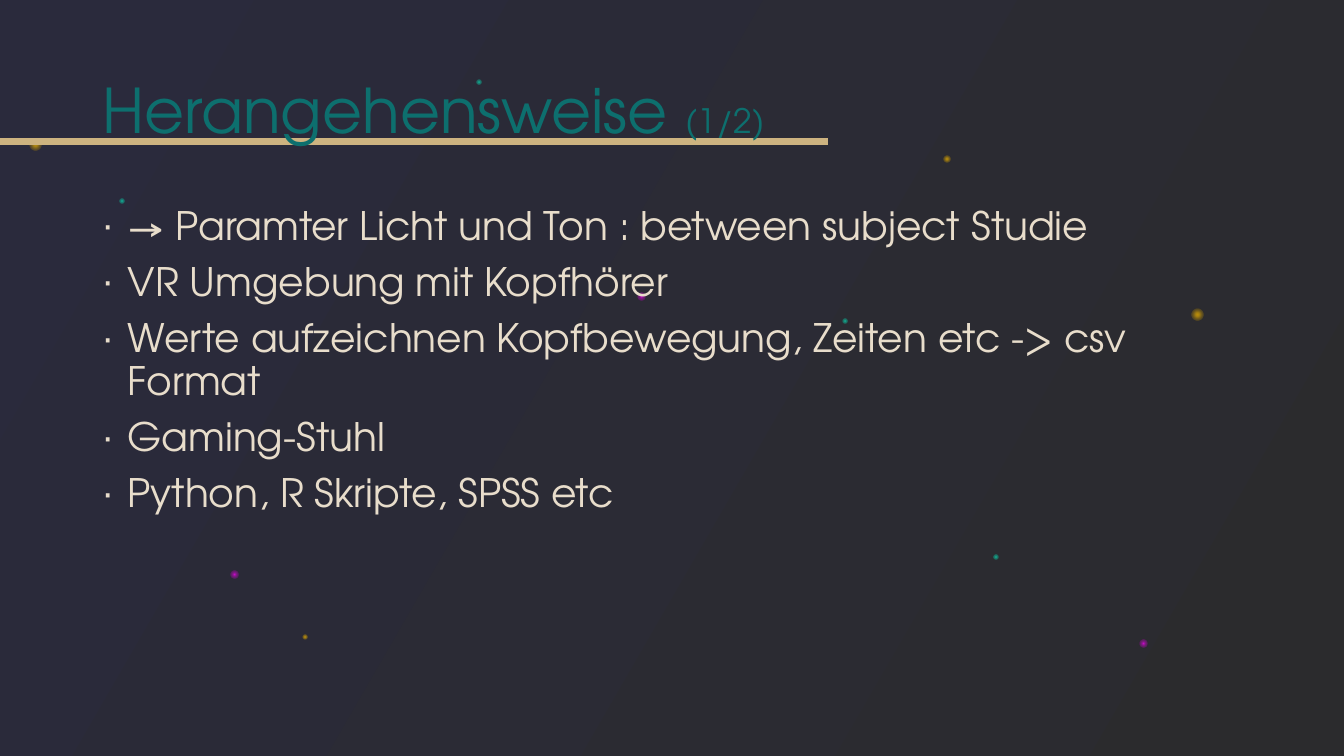
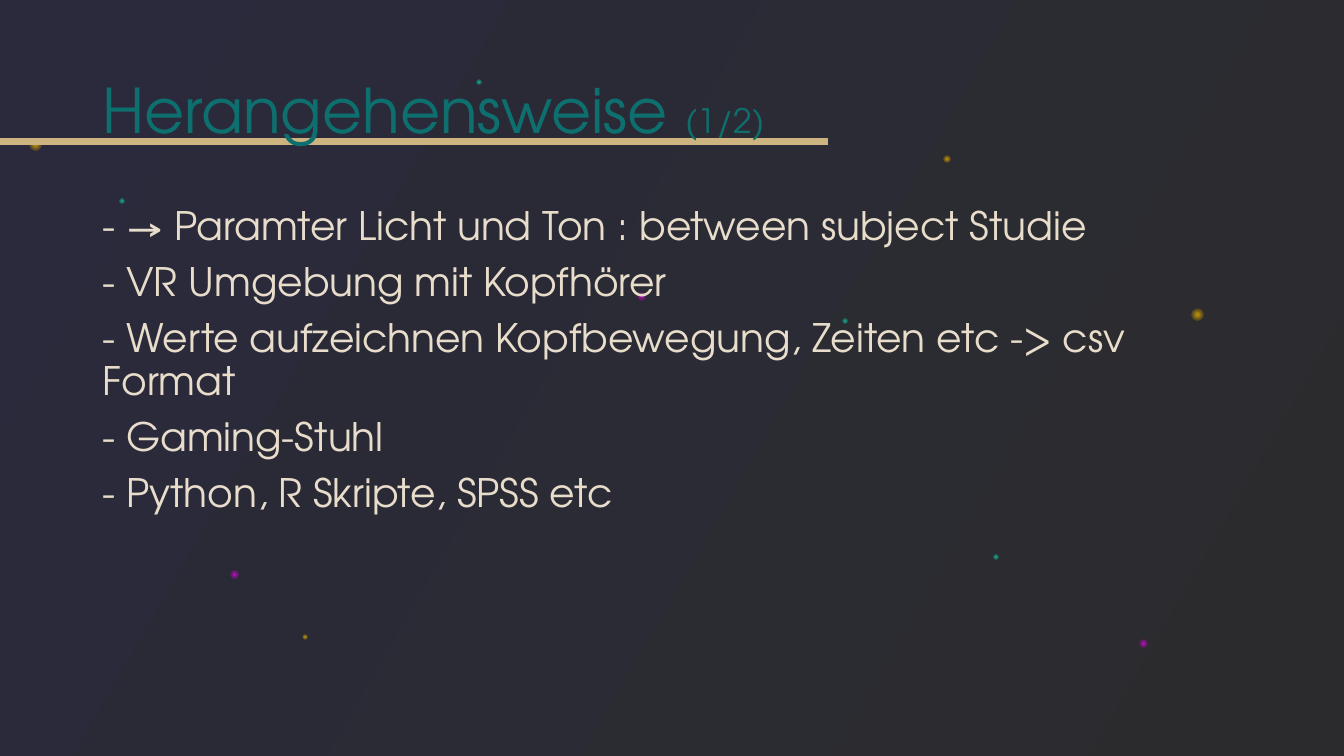
Before and after one commit to tlahmann/mci-af, a slide deck: slide 4 of presentation/Resync Studie.pptx. Drawn at 1344x756 pixels with LibreOffice and Linux fonts; fonts in the diff are those of the drawing. Boxes give left, top, right and bottom in pixels: in the first picture for what was removed or moved away, otherwise in the second. Text is boxed around its words. In the diff, an @@ line names an element or a change of style, - is before the commit and + after.

```diff
--- a/presentation/Resync Studie.pptx
+++ b/presentation/Resync Studie.pptx
@@ text at box(102, 210, 1125, 515): text changed @@
-∙ → Paramter Licht und Ton : between subject Studie
-∙ VR Umgebung mit Kopfhörer
-∙ Werte aufzeichnen Kopfbewegung, Zeiten etc -> csv Format
-∙ Gaming-Stuhl
-∙ Python, R Skripte, SPSS etc
+- → Paramter Licht und Ton : between subject Studie
+- VR Umgebung mit Kopfhörer
+- Werte aufzeichnen Kopfbewegung, Zeiten etc -> csv Format
+- Gaming-Stuhl
+- Python, R Skripte, SPSS etc
```
Also in this commit, not shown: 10 other slides changed, 1 slide removed.
